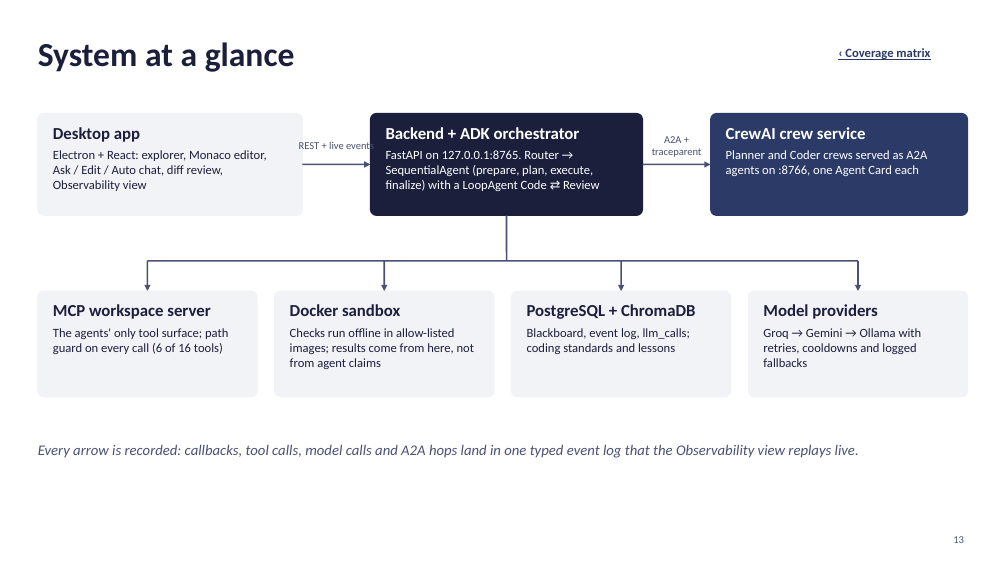
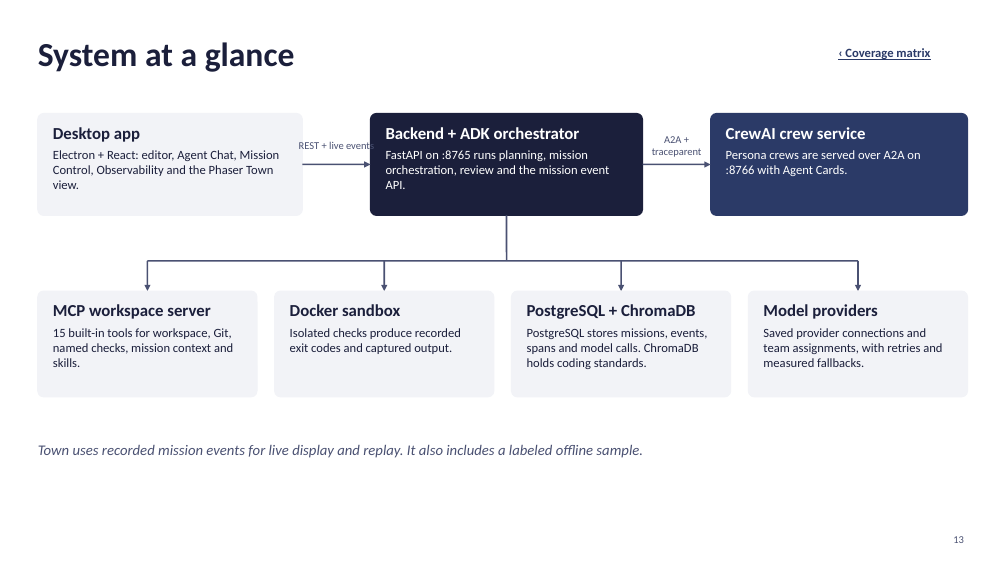
Before and after one commit to Cykikz/HEX, a slide deck: slide 13 of HEX_Mind_Requirements_Coverage_v2.pptx. Drawn at 1008x567 pixels with LibreOffice and Linux fonts; fonts in the diff are those of the drawing. Boxes give left, top, right and bottom in pixels: in the first picture for what was removed or moved away, otherwise in the second. Text is boxed around its words. In the diff, an @@ line names an element or a change of style, - is before the commit and + after.

Commit message:
Refresh course requirements coverage and record HEX Town

```diff
--- a/HEX_Mind_Requirements_Coverage_v2.pptx
+++ b/HEX_Mind_Requirements_Coverage_v2.pptx
@@ text at box(53, 150, 280, 189): text changed @@
-Electron + React: explorer, Monaco editor, Ask / Edit / Auto chat, diff review, Observability view
+Electron + React: editor, Agent Chat, Mission Control, Observability and the Phaser Town view.
@@ text at box(386, 150, 610, 189): text changed @@
-FastAPI on 127.0.0.1:8765. Router → SequentialAgent (prepare, plan, execute, finalize) with a LoopAgent Code ⇄ Review
+FastAPI on :8765 runs planning, mission orchestration, review and the mission event API.
@@ text at box(726, 150, 920, 176): text changed @@
-Planner and Coder crews served as A2A agents on :8766, one Agent Card each
+Persona crews are served over A2A on :8766 with Agent Cards.
@@ text at box(53, 328, 233, 367): text changed @@
-The agents' only tool surface; path guard on every call (6 of 16 tools)
+15 built-in tools for workspace, Git, named checks, mission context and skills.
@@ text at box(290, 328, 461, 354): text changed @@
-Checks run offline in allow-listed images; results come from here, not from agent claims
+Isolated checks produce recorded exit codes and captured output.
@@ text at box(527, 328, 708, 369): text changed @@
-Blackboard, event log, llm_calls; coding standards and lessons
+PostgreSQL stores missions, events, spans and model calls. ChromaDB holds coding standards.
@@ text at box(763, 328, 942, 367): text changed @@
-Groq → Gemini → Ollama with retries, cooldowns and logged fallbacks
+Saved provider connections and team assignments, with retries and measured fallbacks.
@@ text at box(38, 445, 643, 458): text changed @@
-Every arrow is recorded: callbacks, tool calls, model calls and A2A hops land in one typed event log that the Observability view replays live.
+Town uses recorded mission events for live display and replay. It also includes a labeled offline sample.
```
Also in this commit, not shown: 12 other slides changed, 1 other file.
